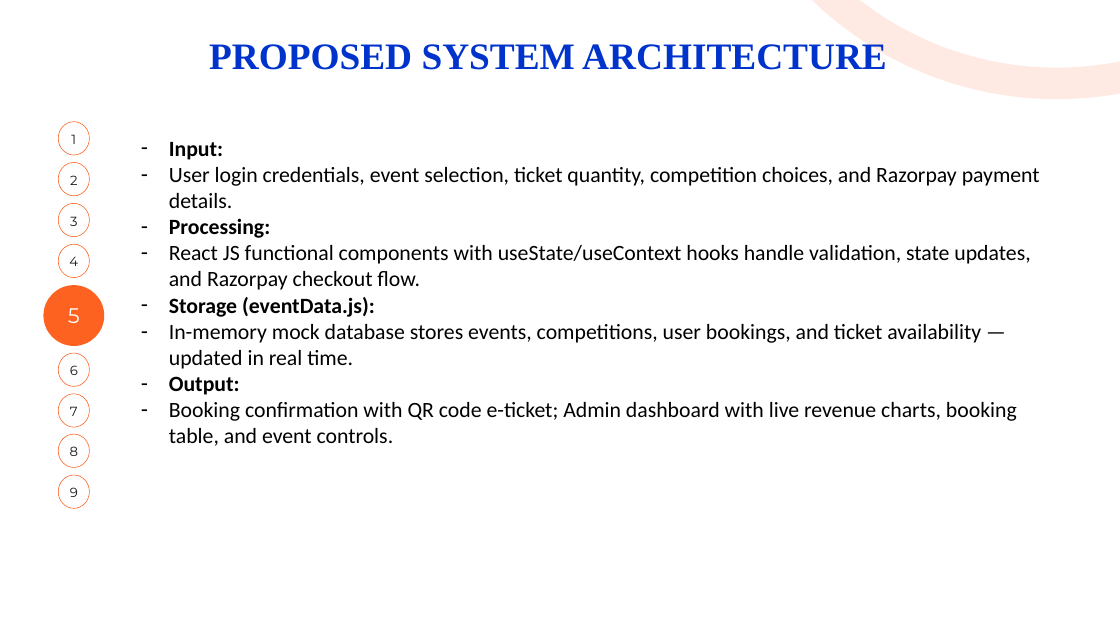
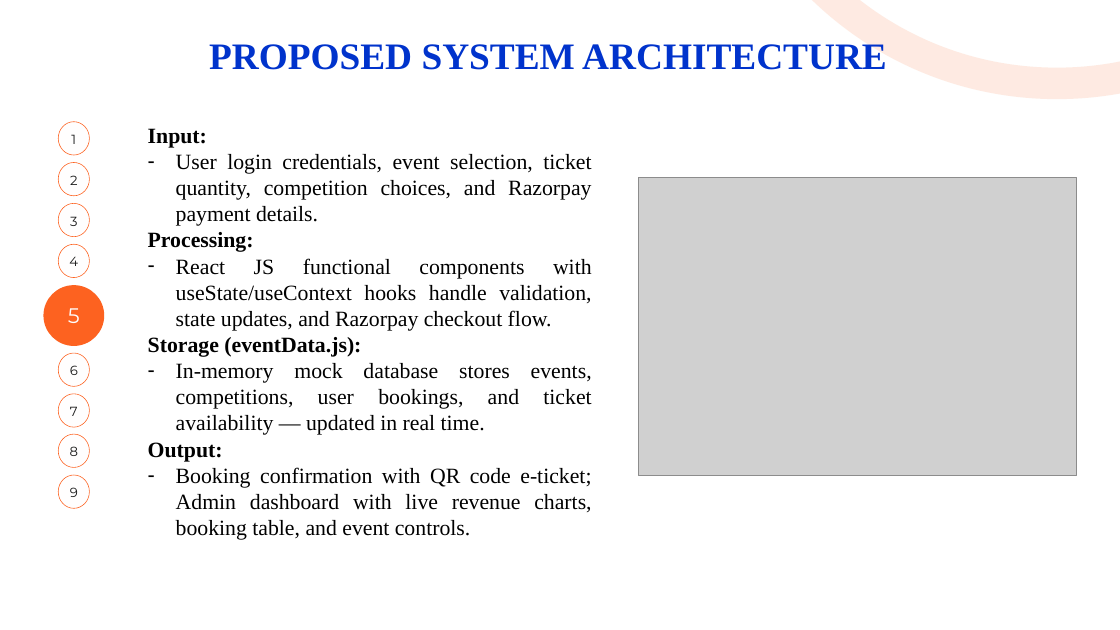
Before and after one commit to NavadeepKrishna/FSAD_Project, a slide deck: slide 6 of FSAD-End Semester-PPT_Template-Milestone_Project.pptx. Drawn at 1120x630 pixels with LibreOffice and Linux fonts; fonts in the diff are those of the drawing; grey boxes stand for pictures; background and template pictures are left out. Boxes give left, top, right and bottom in pixels: in the first picture for what was removed or moved away, otherwise in the second. Text is boxed around its words. In the diff, an @@ line names an element or a change of style, - is before the commit and + after.

```diff
--- a/FSAD-End Semester-PPT_Template-Milestone_Project.pptx
+++ b/FSAD-End Semester-PPT_Template-Milestone_Project.pptx
@@ text "Input:": place and size @@
-text "Input:" at [169, 142, 1040, 446]
+text "Input:" at [148, 128, 592, 540]
@@ text "Input:" at [148, 128, 592, 540]: font Calibri to Times New Roman; alignment left to justified; bullet - to none @@
@@ picture added at [638, 177, 1076, 475] @@
```
Also in this commit, not shown: 5 other slides changed.
